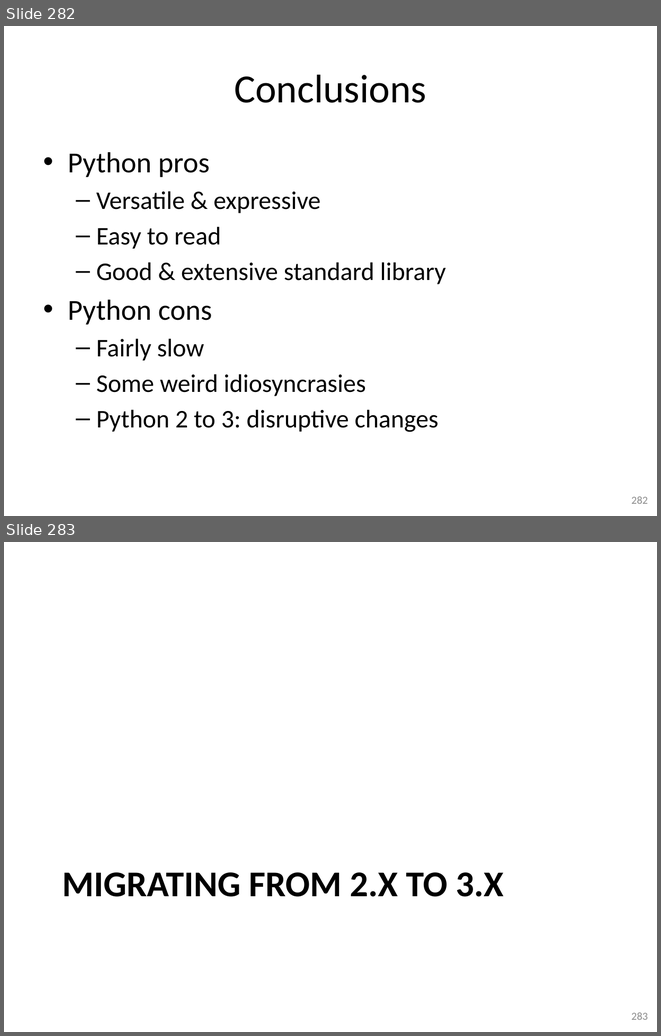
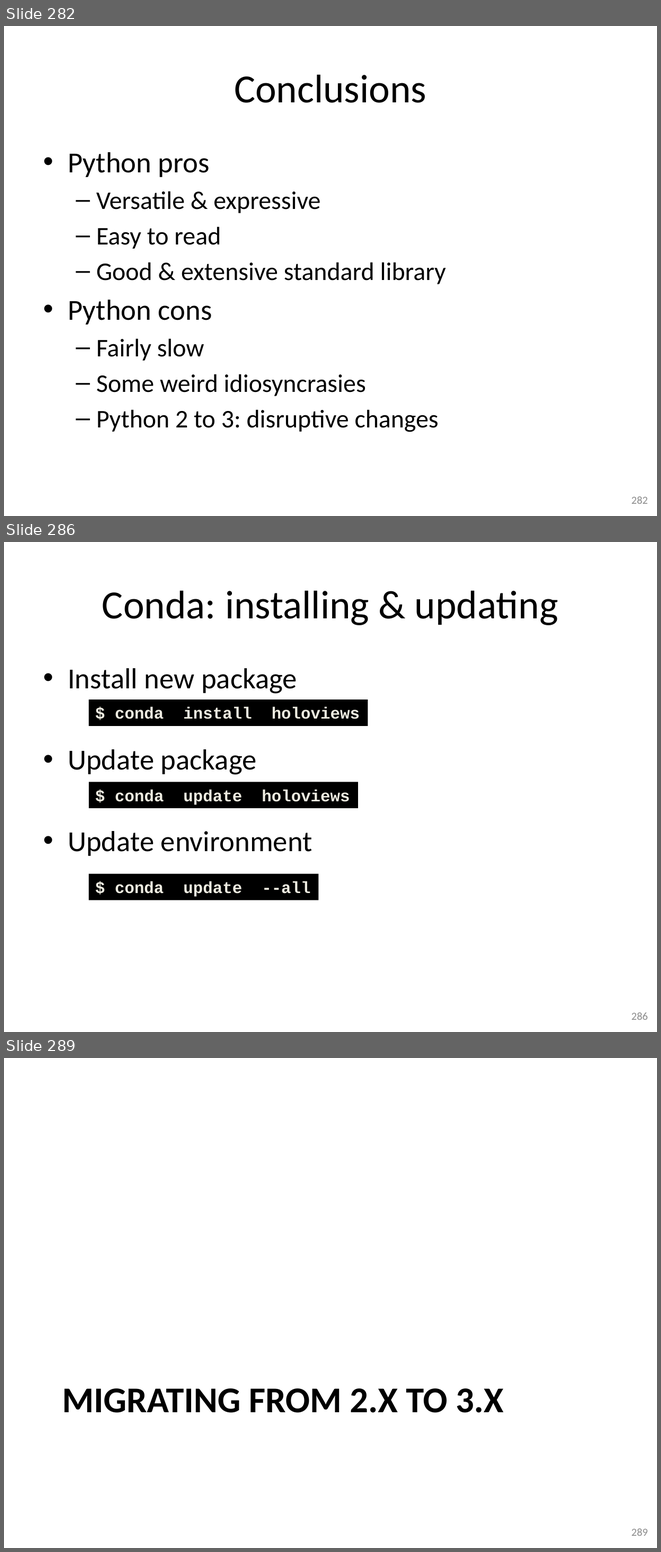
Before and after one commit to gjbex/training-material, a slide deck: Python/python-intro.pptx. Shown one above the other, each under a label of ours: slides 282 and 283 before the commit, slides 282, 286 and 289 after it; the slides between them are not shown. The pictures are 661x1036 and 661x1552 pixels, drawn with LibreOffice and Linux fonts; fonts in the diff are those of the drawing. Boxes give left, top, right and bottom in pixels: in the first picture for what was removed or moved away, otherwise in the second. Text is boxed around its words. In the diff, an @@ line names an element or a change of style, - is before the commit and + after.

Commit message:
Added slides on pip and conda

```diff
--- a/Python/python-intro.pptx
+++ b/Python/python-intro.pptx
@@ slide 286 added at box(4, 542, 657, 1032), background #FFFFFF @@
@@ title added at box(102, 590, 558, 625), 44 pt, text #000000 @@
+Conda: installing & updating
@@ text added at box(68, 668, 312, 856), 32 pt, text #000000 @@
+• Install new package
+• Update package
+• Update environment
@@ rectangle added at box(89, 699, 368, 725), fill #000000, 18 pt, text #EEECE1, bold @@
+$ conda install holoviews
@@ rectangle added at box(89, 782, 358, 808), fill #000000, 18 pt, text #EEECE1, bold @@
+$ conda update holoviews
@@ rectangle added at box(89, 874, 319, 900), fill #000000, 18 pt, text #EEECE1, bold @@
+$ conda update --all
@@ page number added at box(632, 1012, 648, 1020), 12 pt, text #8C8C8C @@
+286
@@ what was slide 283 is now slide 289 @@
@@ page number at box(632, 1528, 648, 1536): text changed @@
-283
+289
```
Also in this commit, not shown: 1 slide changed, 5 other slides added.
